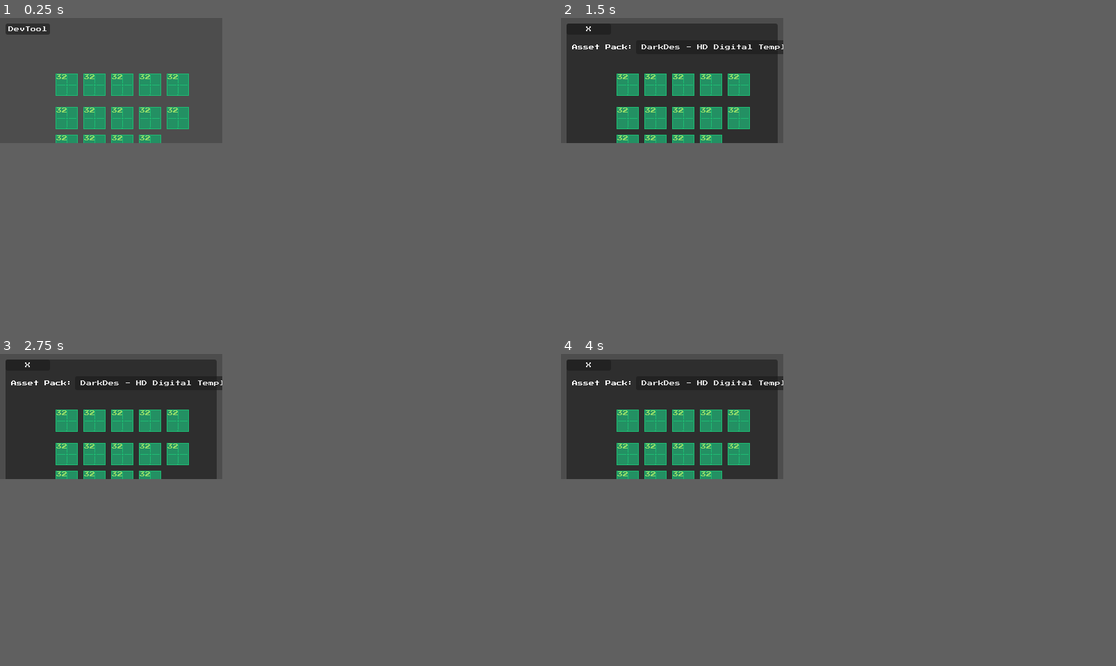
Above: before the commit, frames 1-4 (two rows, left to right).
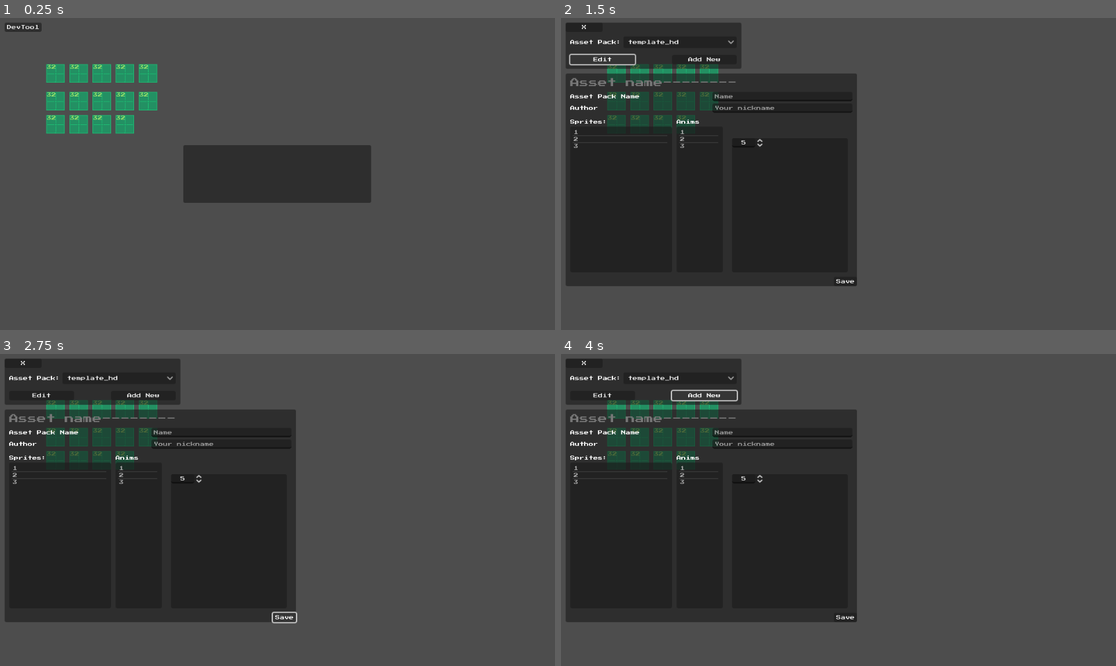
Above: after the commit, the same moments.

Repository: DarkDes/AssetPackPlatformerTemplate
Game: Godot game, scene res://world.tscn
Same seed, same stepped clock (60 frames per second), same inputs: the game is played once before the commit and once after it.
Inputs (mouse positions are in pixels of both pictures, inside the frame that each line leads up to):
- Up to frame 1 (0.25 s): no input
- Up to frame 2 (1.5 s): click "DevTool" at 0.5 s; click (577, 33) at 1.25 s, where only the run after the commit has a clickable "Edit"
- Up to frame 3 (2.75 s): click (116, 460) at 2 s, where only the run after the commit has a clickable "Save"
- Up to frame 4 (4 s): click (616, 369) at 2.75 s, where only the run after the commit has a clickable "Add New"; click (616, 369) at 3.5 s, where only the run after the commit has a clickable "Add New"
In our replay, the window is 320x180 before the commit and 799x449 after it. These sizes can differ from the game's own. Grey fills any space a smaller window leaves; there, only what the larger window draws over its background counts as a difference.

The runs differ from the first frame. In frame 1, 11% of the frame differs, in the area x 0-67%, y 1-60%; in frame 2, 34%, in the area x 0-54%, y 1-86%; in frame 3, 34%; in frame 4, 34%.
Error after the commit: Invalid access to property or key 'display_name' on a base object of type 'Nil'. (res://DevMenu/SettingsPanel.gd:13)

Commit message:
T4. Настройки ассета (промежуточное)

Diff:
--- a/AssetPack/AssetPackData.gd
+++ b/AssetPack/AssetPackData.gd
@@ -5,3 +5,8 @@
 @export var author_name : String = "No one";
 @export var path : String = "";
 @export var settings_data = {};
+
+var index = -1 # Для списка
+
+func get_assetpack_name() -> String:
+	return author_name + " - " + display_name
--- a/DevMenu/AssetPackManager.gd
+++ b/DevMenu/AssetPackManager.gd
@@ -1,7 +1,26 @@
 class_name AssetPackManager
 extends Node
 
+var current : AssetPackData = null
+
 @export var assets_data : Array[AssetPackData] = []
+@export var sprite_def  = {
+		"player": { "animations": [ "idle", "move", "jump", "fall", "action", ] },
+		"coin": {},
+		"enemy": { "animations": [ "move", "dying" ] },
+		"danger": {},
+		#"tileset": {},
+		"platform_static": {},
+		"platform_move": {},
+		"flag": {},
+		"background": {},
+		"background_parallax": {},
+		"decoration_small": {},
+		"decortaion_mid": {},
+		"decoration_big": {},
+		"ui_live": {},
+		"ui_coin": {},
+	}
 
 var sprites : Dictionary = {}
 
--- a/DevMenu/DevMenu.gd
+++ b/DevMenu/DevMenu.gd
@@ -3,6 +3,7 @@
 @onready var dev_tool_button := $DevTool
 @onready var dev_tool_panel = $DevToolPanel
 @onready var asset_pack_selector = $DevToolPanel/AssetPackCon/AssetPackSelector
+@onready var settings_panel = $DevToolPanel/SettingsPanel
 
 
 @onready var dir_scaner = $DirScaner
@@ -12,11 +13,13 @@
 func _ready():
 	dev_tool_panel.visible = false;
 	dev_tool_button.visible = true;
+	settings_panel.visible = false;
 
 	dir_scaner.scan_asset_directory();
 	var index = 0;
-	for n in dir_scaner.assets:
-		asset_pack_selector.add_item(n.name, index)
+	for n in APM.assets_data:
+		n.index = index
+		asset_pack_selector.add_item(n.display_name, index)
 		asset_pack_selector.set_item_metadata(index, n)
 		index += 1
 
@@ -30,27 +33,11 @@
 
 func _on_asset_pack_selector_item_selected(index):
 	var asset_data = asset_pack_selector.get_item_metadata(index)
+	APM.current = asset_data;
 	apply_assetpack(asset_data)
 
 func apply_assetpack(assetpack_data):
-	var sprites = {
-		"player": { "animations": [ "idle", "move", "jump", "fall", "action", ] },
-		"coin": {},
-		"enemy": { "animations": [ "move", "dying" ] },
-		"danger": {},
-		#"tileset": {},
-		"platform_static": {},
-		"platform_move": {},
-		"flag": {},
-		"background": {},
-		"background_parallax": {},
-		"decoration_small": {},
-		"decortaion_mid": {},
-		"decoration_big": {},
-		"ui_live": {},
-		"ui_coin": {},
-	}
-	var sprites_dict = sprites as Dictionary
+	var sprites_dict = APM.sprite_def as Dictionary
 	for sprite_key in sprites_dict:
 		apply_sprite_from_assetpack(sprite_key, sprites_dict[sprite_key], assetpack_data)
 		# print(sprite_key + " >> " + str(sprites_dict[sprite_key]))
--- a/DevMenu/DirScaner.gd
+++ b/DevMenu/DirScaner.gd
@@ -1,72 +1,83 @@
 extends Node
 
-var ASSET_DIR : String = "res://Assets"
-#var ASSET_DIR : String = OS.get_executable_path().get_base_dir().path_join("Assets")
+#var ASSET_DIR : String = "res://Assets"
+var ASSET_DIR : String = OS.get_executable_path().get_base_dir().path_join("Assets")
 const SETTINGS_FILE : String = "settings.json"
 
 var authors_dirs = []
-var assets = []
 
 func _ready():
 	if FileAccess.file_exists(ASSET_DIR) == false:
 		ASSET_DIR = "res://Assets"
 
+##
+##
+##
 func scan_asset_directory():
-	var dir_access = DirAccess.open(ASSET_DIR) #OS.get_executable_path().get_base_dir().path_join("Assets"))
-	if dir_access == null:
-		print("DirScaner: Error opening directory.")
-		return
-	else:
-		authors_dirs = []
-		dir_access.list_dir_begin() # Exclude "." and ".."
-		var file_name: String = dir_access.get_next()
-		while file_name != "":
-			if dir_access.current_is_dir():
-				authors_dirs.append( file_name );
-				# Recursively call for subdirectories
-				#files.append_array(get_all_files_in_directory(path.path_join(file_name)))
-			#else:
-				# Add file to the list
-				#files.append(path.path_join(file_name))
-			file_name = dir_access.get_next()
-		dir_access.list_dir_end()
+	scan_authors()
 
 	for author in authors_dirs:
 		var author_path = ASSET_DIR.path_join(author)
-		dir_access = DirAccess.open(author_path)
+		var dir_access = DirAccess.open(author_path)
 		dir_access.list_dir_begin()
 		var file_name: String = dir_access.get_next()
 		while file_name != "":
 			var settings_path = author_path.path_join(file_name).path_join(SETTINGS_FILE)
 			if dir_access.current_is_dir() and FileAccess.file_exists(settings_path):
-				var data = {
-					"name": author + " - " + file_name,
-					"path": author_path.path_join(file_name),
-					"data": read_json_file(settings_path)
-				}
-				var settings_data = data.data;
 
-				# Check Name
-				if settings_data != null:
-					if "name" in settings_data and "author" in settings_data:
-						data.name = settings_data.author + " - " + settings_data.name
+				var data 			= AssetPackData.new()
+				data.path 			= author_path.path_join(file_name)
+				data.author_name	= author
+				data.display_name	= file_name
 
-				assets.append( data )
+				# Find Display Name
+				if data.settings_data != null:
+					if "author" in data.settings_data:
+						data.author_name = data.settings_data.author
+					if "assetpack_name" in data.settings_data:
+						data.display_name = data.settings_data.assetpack_name
+
+				# Add to Asset Master
+				APM.assets_data.append( data )
+
 			file_name = dir_access.get_next()
 		dir_access.list_dir_end()
 
-	for n in assets:
+	print("Assets found:")
+	for n in APM.assets_data:
 		print(n)
 
+##
+##
+##
+func scan_authors():
+	var dir_access = DirAccess.open(ASSET_DIR)
+	if dir_access == null:
+		push_error("DirScaner: Error opening directory.")
+		return
+	else:
+		authors_dirs.clear()
+		dir_access.list_dir_begin()
+		var file_name: String = dir_access.get_next()
+		while file_name != "":
+			if dir_access.current_is_dir():
+				authors_dirs.append( file_name );
+			file_name = dir_access.get_next()
+		dir_access.list_dir_end()
+	return authors_dirs
+
+##
+##
+##
 func read_json_file(file_path: String) -> Variant:
 	var file = FileAccess.open(file_path, FileAccess.READ)
 	if file == null:
-		print("Error opening file: " + file_path)
+		push_error("Error opening file: " + file_path)
 		return null
 	var content = file.get_as_text()
 	file.close()
 	var parsed_data = JSON.parse_string(content)
 	if parsed_data == null:
-		print("Error parsing JSON from file: " + file_path)
+		push_error("Error parsing JSON from file: " + file_path)
 		return null
 	return parsed_data
--- /dev/null
+++ b/DevMenu/SettingsPanel.gd
@@ -0,0 +1,31 @@
+class_name SettingsPanel
+extends Panel
+
+@onready var asset_name = $AssetName
+@onready var assetpack_name_edit = $Grid/AssetpackNameEdit
+@onready var nickname_edit = $Grid/NicknameEdit
+@onready var sprites_lits = $SpritesLits
+
+var asset_data = null
+
+func setup():
+	asset_data = APM.current
+	asset_name.text = asset_data.display_name;
+	sprites_lits.clear();
+	# По всем параметрам
+	for s in APM.sprite_def as Dictionary:
+		sprites_lits.add_item(s)
+
+
+func _on_save_pressed():
+	asset_data
+
+
+func _on_edit_asset_pack_pressed():
+	visible = !visible
+	if visible:
+		setup()
+
+
+func _on_sprites_lits_item_selected(index):
+	pass # Replace with function body.
--- a/project.godot
+++ b/project.godot
@@ -21,8 +21,8 @@
 
 [display]
 
-window/size/viewport_width=320
-window/size/viewport_height=180
+window/size/viewport_width=960
+window/size/viewport_height=540
 
 [rendering]
 
--- a/world.tscn
+++ b/world.tscn
@@ -19,19 +19,124 @@
 [ext_resource type="SpriteFrames" uid="uid://csfpgr4mplpyo" path="res://Sprites/s_decoration_big.tres" id="17_yx0yb"]
 [ext_resource type="SpriteFrames" uid="uid://tdk7eg7ju4tj" path="res://Sprites/s_ui_live.tres" id="18_542jj"]
 [ext_resource type="SpriteFrames" uid="uid://cqdv0ndqlw243" path="res://Sprites/s_ui_coin.tres" id="19_gv5uv"]
+[ext_resource type="Script" path="res://DevMenu/SettingsPanel.gd" id="20_bkcxn"]
+
+[sub_resource type="LabelSettings" id="LabelSettings_hqr5r"]
+font_color = Color(0.466181, 0.466181, 0.466181, 1)
 
 [node name="World" type="Node2D"]
+
+[node name="Player" type="AnimatedSprite2D" parent="."]
+position = Vector2(96, 96)
+sprite_frames = ExtResource("5_1gvc2")
+animation = &"move"
+script = ExtResource("6_fu8am")
+sprite_name = "player"
+
+[node name="Coin" type="AnimatedSprite2D" parent="."]
+position = Vector2(136, 96)
+sprite_frames = ExtResource("7_jijk1")
+animation = &"idle"
+script = ExtResource("6_fu8am")
+sprite_name = "coin"
+
+[node name="Enemy" type="AnimatedSprite2D" parent="."]
+position = Vector2(176, 96)
+sprite_frames = ExtResource("8_1uygw")
+animation = &"move"
+script = ExtResource("6_fu8am")
+sprite_name = "enemy"
+
+[node name="Danger" type="AnimatedSprite2D" parent="."]
+position = Vector2(216, 96)
+sprite_frames = ExtResource("9_ej2pt")
+animation = &"idle"
+script = ExtResource("6_fu8am")
+sprite_name = "danger"
+
+[node name="platform_static" type="AnimatedSprite2D" parent="."]
+position = Vector2(256, 96)
+sprite_frames = ExtResource("10_s4gdo")
+animation = &"idle"
+script = ExtResource("6_fu8am")
+sprite_name = "platform_static"
+
+[node name="platform_move" type="AnimatedSprite2D" parent="."]
+position = Vector2(96, 144)
+sprite_frames = ExtResource("11_mj3n5")
+animation = &"idle"
+script = ExtResource("6_fu8am")
+sprite_name = "platform_move"
+
+[node name="flag" type="AnimatedSprite2D" parent="."]
+position = Vector2(136, 144)
+sprite_frames = ExtResource("12_663yc")
+animation = &"idle"
+script = ExtResource("6_fu8am")
+sprite_name = "flag"
+
+[node name="background" type="AnimatedSprite2D" parent="."]
+position = Vector2(176, 144)
+sprite_frames = ExtResource("13_qljbc")
+animation = &"idle"
+script = ExtResource("6_fu8am")
+sprite_name = "background"
+
+[node name="background_parallax" type="AnimatedSprite2D" parent="."]
+position = Vector2(216, 144)
+sprite_frames = ExtResource("14_sas53")
+animation = &"idle"
+script = ExtResource("6_fu8am")
+sprite_name = "background_parallax"
+
+[node name="decoration_small" type="AnimatedSprite2D" parent="."]
+position = Vector2(256, 144)
+sprite_frames = ExtResource("15_5elp5")
+animation = &"idle"
+script = ExtResource("6_fu8am")
+sprite_name = "decoration_small"
+
+[node name="decortaion_mid" type="AnimatedSprite2D" parent="."]
+position = Vector2(96, 184)
+sprite_frames = ExtResource("16_5voug")
+animation = &"idle"
+script = ExtResource("6_fu8am")
+sprite_name = "decortaion_mid"
+
+[node name="decoration_big" type="AnimatedSprite2D" parent="."]
+position = Vector2(136, 184)
+sprite_frames = ExtResource("17_yx0yb")
+animation = &"idle"
+script = ExtResource("6_fu8am")
+sprite_name = "decoration_big"
+
+[node name="ui_live" type="AnimatedSprite2D" parent="."]
+position = Vector2(176, 184)
+sprite_frames = ExtResource("18_542jj")
+animation = &"idle"
+script = ExtResource("6_fu8am")
+sprite_name = "ui_live"
+
+[node name="ui_coin" type="AnimatedSprite2D" parent="."]
+position = Vector2(216, 184)
+sprite_frames = ExtResource("19_gv5uv")
+animation = &"idle"
+script = ExtResource("6_fu8am")
+sprite_name = "ui_coin"
 
 [node name="Interface" type="Control" parent="."]
 layout_mode = 3
-anchors_preset = 0
-offset_right = 40.0
-offset_bottom = 40.0
+anchors_preset = 15
+anchor_right = 1.0
+anchor_bottom = 1.0
+grow_horizontal = 2
+grow_vertical = 2
 
 [node name="DevMenu" type="Control" parent="Interface"]
 anchors_preset = 0
 offset_right = 960.0
 offset_bottom = 540.0
+theme = ExtResource("2_d2ujk")
 script = ExtResource("1_n8tci")
 
 [node name="DirScaner" type="Node" parent="Interface/DevMenu"]
@@ -52,7 +157,8 @@
 offset_left = 8.0
 offset_top = 8.0
 offset_right = 312.0
-offset_bottom = 256.0
+offset_bottom = 88.0
+theme = ExtResource("2_d2ujk")
 
 [node name="DevToolClose" type="Button" parent="Interface/DevMenu/DevToolPanel"]
 layout_mode = 0
@@ -68,6 +174,7 @@
 offset_top = 24.0
 offset_right = 296.0
 offset_bottom = 44.0
+theme = ExtResource("2_d2ujk")
 metadata/_edit_group_ = true
 
 [node name="Label" type="Label" parent="Interface/DevMenu/DevToolPanel/AssetPackCon"]
@@ -82,104 +189,186 @@
 size_flags_vertical = 4
 theme = ExtResource("2_d2ujk")
 
-[node name="Player" type="AnimatedSprite2D" parent="."]
-position = Vector2(96, 96)
-sprite_frames = ExtResource("5_1gvc2")
-animation = &"move"
-script = ExtResource("6_fu8am")
-sprite_name = "player"
-
-[node name="Coin" type="AnimatedSprite2D" parent="."]
-position = Vector2(136, 96)
-sprite_frames = ExtResource("7_jijk1")
-animation = &"idle"
-script = ExtResource("6_fu8am")
-sprite_name = "coin"
-
-[node name="Enemy" type="AnimatedSprite2D" parent="."]
-position = Vector2(176, 96)
-sprite_frames = ExtResource("8_1uygw")
-animation = &"move"
-script = ExtResource("6_fu8am")
-sprite_name = "enemy"
-
-[node name="Danger" type="AnimatedSprite2D" parent="."]
-position = Vector2(216, 96)
-sprite_frames = ExtResource("9_ej2pt")
-animation = &"idle"
-script = ExtResource("6_fu8am")
-sprite_name = "danger"
-
-[node name="platform_static" type="AnimatedSprite2D" parent="."]
-position = Vector2(256, 96)
-sprite_frames = ExtResource("10_s4gdo")
-animation = &"idle"
-script = ExtResource("6_fu8am")
-sprite_name = "platform_static"
-
-[node name="platform_move" type="AnimatedSprite2D" parent="."]
-position = Vector2(96, 144)
-sprite_frames = ExtResource("11_mj3n5")
-animation = &"idle"
-script = ExtResource("6_fu8am")
-sprite_name = "platform_move"
-
-[node name="flag" type="AnimatedSprite2D" parent="."]
-position = Vector2(136, 144)
-sprite_frames = ExtResource("12_663yc")
-animation = &"idle"
-script = ExtResource("6_fu8am")
-sprite_name = "flag"
-
-[node name="background" type="AnimatedSprite2D" parent="."]
-position = Vector2(176, 144)
-sprite_frames = ExtResource("13_qljbc")
-animation = &"idle"
-script = ExtResource("6_fu8am")
-sprite_name = "background"
-
-[node name="background_parallax" type="AnimatedSprite2D" parent="."]
-position = Vector2(216, 144)
-sprite_frames = ExtResource("14_sas53")
-animation = &"idle"
-script = ExtResource("6_fu8am")
-sprite_name = "background_parallax"
-
-[node name="decoration_small" type="AnimatedSprite2D" parent="."]
-position = Vector2(256, 144)
-sprite_frames = ExtResource("15_5elp5")
-animation = &"idle"
-script = ExtResource("6_fu8am")
-sprite_name = "decoration_small"
-
-[node name="decortaion_mid" type="AnimatedSprite2D" parent="."]
-position = Vector2(96, 184)
-sprite_frames = ExtResource("16_5voug")
-animation = &"idle"
-script = ExtResource("6_fu8am")
-sprite_name = "decortaion_mid"
-
-[node name="decoration_big" type="AnimatedSprite2D" parent="."]
-position = Vector2(136, 184)
-sprite_frames = ExtResource("17_yx0yb")
-animation = &"idle"
-script = ExtResource("6_fu8am")
-sprite_name = "decoration_big"
-
-[node name="ui_live" type="AnimatedSprite2D" parent="."]
-position = Vector2(176, 184)
-sprite_frames = ExtResource("18_542jj")
-animation = &"idle"
-script = ExtResource("6_fu8am")
-sprite_name = "ui_live"
-
-[node name="ui_coin" type="AnimatedSprite2D" parent="."]
-position = Vector2(216, 184)
-sprite_frames = ExtResource("19_gv5uv")
-animation = &"idle"
-script = ExtResource("6_fu8am")
-sprite_name = "ui_coin"
+[node name="EditAssetPack" type="Button" parent="Interface/DevMenu/DevToolPanel"]
+layout_mode = 0
+offset_left = 8.0
+offset_top = 56.0
+offset_right = 120.0
+offset_bottom = 72.0
+theme = ExtResource("2_d2ujk")
+text = "Edit"
+
+[node name="AddNewAssetPack" type="Button" parent="Interface/DevMenu/DevToolPanel"]
+layout_mode = 0
+offset_left = 184.0
+offset_top = 56.0
+offset_right = 296.0
+offset_bottom = 72.0
+theme = ExtResource("2_d2ujk")
+text = "Add New"
+
+[node name="SettingsPanel" type="Panel" parent="Interface/DevMenu/DevToolPanel"]
+layout_mode = 0
+offset_top = 88.0
+offset_right = 504.0
+offset_bottom = 456.0
+theme = ExtResource("2_d2ujk")
+script = ExtResource("20_bkcxn")
+
+[node name="AssetName" type="Label" parent="Interface/DevMenu/DevToolPanel/SettingsPanel"]
+offset_left = 8.0
+offset_top = 8.0
+offset_right = 496.0
+offset_bottom = 24.0
+theme = ExtResource("2_d2ujk")
+text = "Asset name--------"
+label_settings = SubResource("LabelSettings_hqr5r")
+vertical_alignment = 1
+
+[node name="Grid" type="GridContainer" parent="Interface/DevMenu/DevToolPanel/SettingsPanel"]
+layout_mode = 2
+offset_left = 8.0
+offset_top = 32.0
+offset_right = 496.0
+offset_bottom = 72.0
+grow_horizontal = 2
+grow_vertical = 2
+theme = ExtResource("2_d2ujk")
+columns = 2
+
+[node name="Label" type="Label" parent="Interface/DevMenu/DevToolPanel/SettingsPanel/Grid"]
+layout_mode = 2
+theme = ExtResource("2_d2ujk")
+text = "Asset Pack Name"
+
+[node name="AssetpackNameEdit" type="LineEdit" parent="Interface/DevMenu/DevToolPanel/SettingsPanel/Grid"]
+layout_mode = 2
+size_flags_horizontal = 3
+theme = ExtResource("2_d2ujk")
+placeholder_text = "Name"
+
+[node name="Label2" type="Label" parent="Interface/DevMenu/DevToolPanel/SettingsPanel/Grid"]
+layout_mode = 2
+size_flags_horizontal = 3
+theme = ExtResource("2_d2ujk")
+text = "Author"
+
+[node name="NicknameEdit" type="LineEdit" parent="Interface/DevMenu/DevToolPanel/SettingsPanel/Grid"]
+layout_mode = 2
+size_flags_horizontal = 3
+theme = ExtResource("2_d2ujk")
+placeholder_text = "Your nickname"
+
+[node name="Sprites" type="VBoxContainer" parent="Interface/DevMenu/DevToolPanel/SettingsPanel"]
+layout_mode = 0
+offset_left = 8.0
+offset_top = 80.0
+offset_right = 184.0
+offset_bottom = 344.0
+metadata/_edit_group_ = true
+
+[node name="Label" type="Label" parent="Interface/DevMenu/DevToolPanel/SettingsPanel/Sprites"]
+layout_mode = 2
+theme = ExtResource("2_d2ujk")
+text = "Sprites:"
+vertical_alignment = 1
+
+[node name="SpritesList" type="ItemList" parent="Interface/DevMenu/DevToolPanel/SettingsPanel/Sprites"]
+layout_mode = 2
+size_flags_vertical = 3
+item_count = 3
+item_0/text = "1"
+item_1/text = "2"
+item_2/text = "3"
+
+[node name="Anims" type="VBoxContainer" parent="Interface/DevMenu/DevToolPanel/SettingsPanel"]
+layout_mode = 0
+offset_left = 192.0
+offset_top = 80.0
+offset_right = 272.0
+offset_bottom = 344.0
+metadata/_edit_group_ = true
+
+[node name="Label2" type="Label" parent="Interface/DevMenu/DevToolPanel/SettingsPanel/Anims"]
+layout_mode = 2
+theme = ExtResource("2_d2ujk")
+text = "Anims"
+vertical_alignment = 1
+
+[node name="AnimationsList" type="ItemList" parent="Interface/DevMenu/DevToolPanel/SettingsPanel/Anims"]
+layout_mode = 2
+size_flags_vertical = 3
+item_count = 3
+item_0/text = "1"
+item_1/text = "2"
+item_2/text = "3"
+
+[node name="PanelContainer" type="PanelContainer" parent="Interface/DevMenu/DevToolPanel/SettingsPanel"]
+layout_mode = 0
+offset_left = 288.0
+offset_top = 112.0
+offset_right = 488.0
+offset_bottom = 344.0
+
+[node name="GridContainer" type="GridContainer" parent="Interface/DevMenu/DevToolPanel/SettingsPanel/PanelContainer"]
+layout_mode = 2
+
+[node name="FPSSpin" type="SpinBox" parent="Interface/DevMenu/DevToolPanel/SettingsPanel/PanelContainer/GridContainer"]
+layout_mode = 2
+value = 5.0
+allow_greater = true
+alignment = 1
+
+[node name="Save" type="Button" parent="Interface/DevMenu/DevToolPanel/SettingsPanel"]
+layout_mode = 1
+anchors_preset = 3
+anchor_left = 1.0
+anchor_top = 1.0
+anchor_right = 1.0
+anchor_bottom = 1.0
+offset_left = -40.0
+offset_top = -16.0
+grow_horizontal = 0
+grow_vertical = 0
+theme = ExtResource("2_d2ujk")
+text = "Save"
+
+[node name="NewAssetPackPanel" type="Panel" parent="Interface"]
+visible = false
+layout_mode = 1
+anchors_preset = 15
+anchor_right = 1.0
+anchor_bottom = 1.0
+offset_right = 280.0
+offset_bottom = 88.0
+grow_horizontal = 2
+grow_vertical = 2
+theme = ExtResource("2_d2ujk")
+metadata/_edit_group_ = true
+
+[node name="Margin" type="MarginContainer" parent="Interface/NewAssetPackPanel"]
+layout_mode = 1
+anchors_preset = 15
+anchor_right = 1.0
+anchor_bottom = 1.0
+grow_horizontal = 2
+grow_vertical = 2
+theme = ExtResource("2_d2ujk")
+theme_override_constants/margin_left = 10
+theme_override_constants/margin_top = 10
+theme_override_constants/margin_right = 10
+theme_override_constants/margin_bottom = 10
+
+[node name="PopupPanel" type="PopupPanel" parent="Interface"]
+initial_position = 3
+size = Vector2i(325, 100)
+current_screen = 0
+visible = true
 
 [connection signal="pressed" from="Interface/DevMenu/DevTool" to="Interface/DevMenu" method="_on_dev_tool_pressed"]
 [connection signal="pressed" from="Interface/DevMenu/DevToolPanel/DevToolClose" to="Interface/DevMenu" method="_on_dev_tool_close_pressed"]
 [connection signal="item_selected" from="Interface/DevMenu/DevToolPanel/AssetPackCon/AssetPackSelector" to="Interface/DevMenu" method="_on_asset_pack_selector_item_selected"]
+[connection signal="pressed" from="Interface/DevMenu/DevToolPanel/EditAssetPack" to="Interface/DevMenu/DevToolPanel/SettingsPanel" method="_on_edit_asset_pack_pressed"]
+[connection signal="item_selected" from="Interface/DevMenu/DevToolPanel/SettingsPanel/Sprites/SpritesList" to="Interface/DevMenu/DevToolPanel/SettingsPanel" method="_on_sprites_lits_item_selected"]
+[connection signal="item_selected" from="Interface/DevMenu/DevToolPanel/SettingsPanel/Anims/AnimationsList" to="Interface/DevMenu/DevToolPanel/SettingsPanel" method="_on_sprites_lits_item_selected"]
+[connection signal="pressed" from="Interface/DevMenu/DevToolPanel/SettingsPanel/Save" to="Interface/DevMenu/DevToolPanel/SettingsPanel" method="_on_save_pressed"]
Not shown: 1 places in world.tscn that only renumber resources
